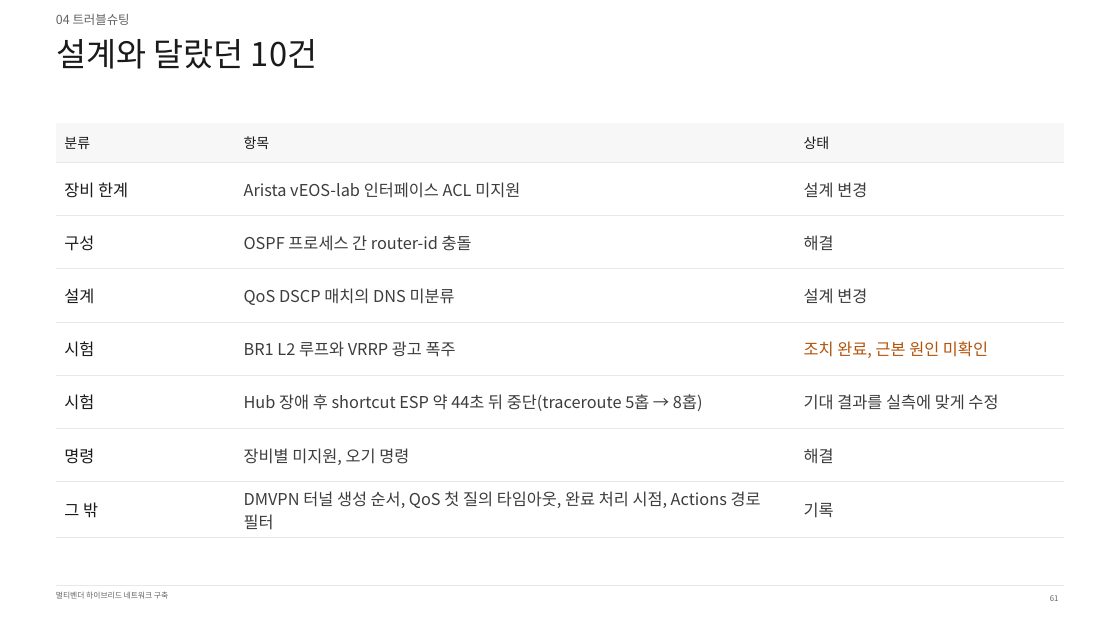
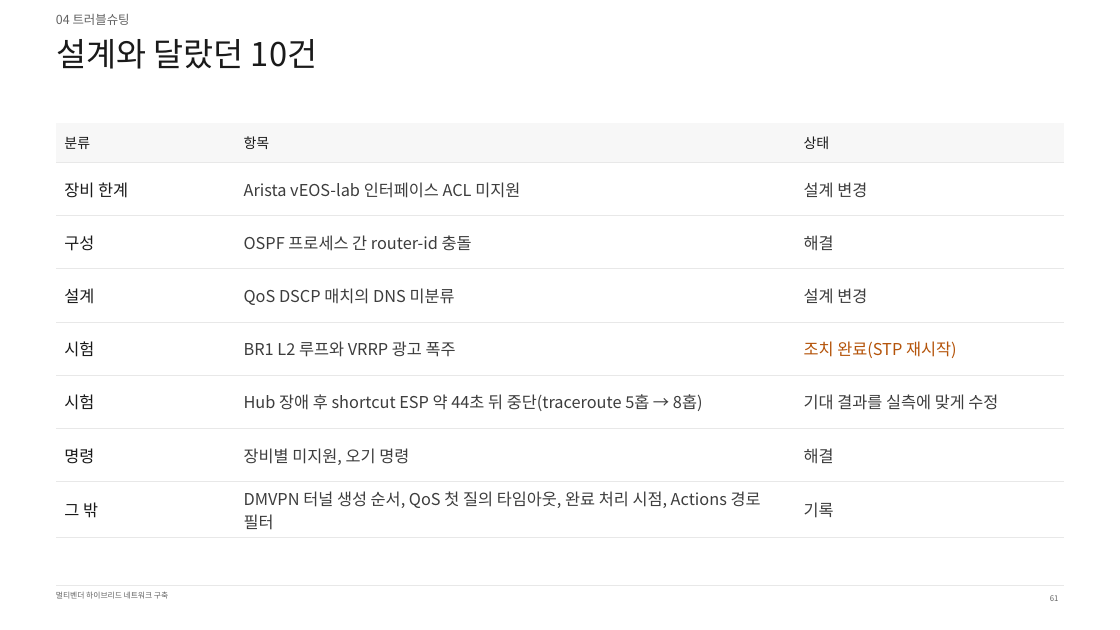
Before and after one commit to KSNAM97/multivendor-wan-dmvpn-mpls-lab, a slide deck: slide 61 of ppt/최종/멀티벤더_하이브리드_WAN_구축_남기석_261020.pptx. Drawn at 1120x630 pixels with LibreOffice and Linux fonts; fonts in the diff are those of the drawing. Boxes give left, top, right and bottom in pixels: in the first picture for what was removed or moved away, otherwise in the second. Text is boxed around its words. In the diff, an @@ line names an element or a change of style, - is before the commit and + after.

Commit message:
발표 자료에서 미확인 표기를 향후 과제로 정리

```diff
--- a/ppt/최종/멀티벤더_하이브리드_WAN_구축_남기석_261020.pptx
+++ b/ppt/최종/멀티벤더_하이브리드_WAN_구축_남기석_261020.pptx
@@ table at bbox=[56, 123, 1064, 535] @@
-row 5, column 3: 조치 완료, 근본 원인 미확인
+row 5, column 3: 조치 완료(STP 재시작)
```
Also in this commit, not shown: 2 other slides changed.
